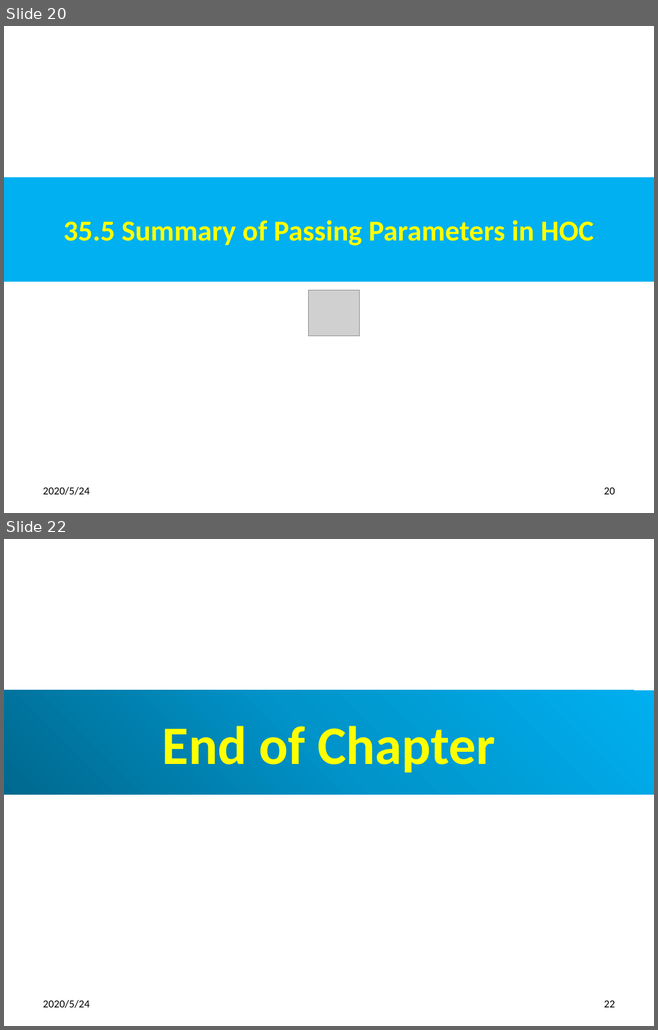
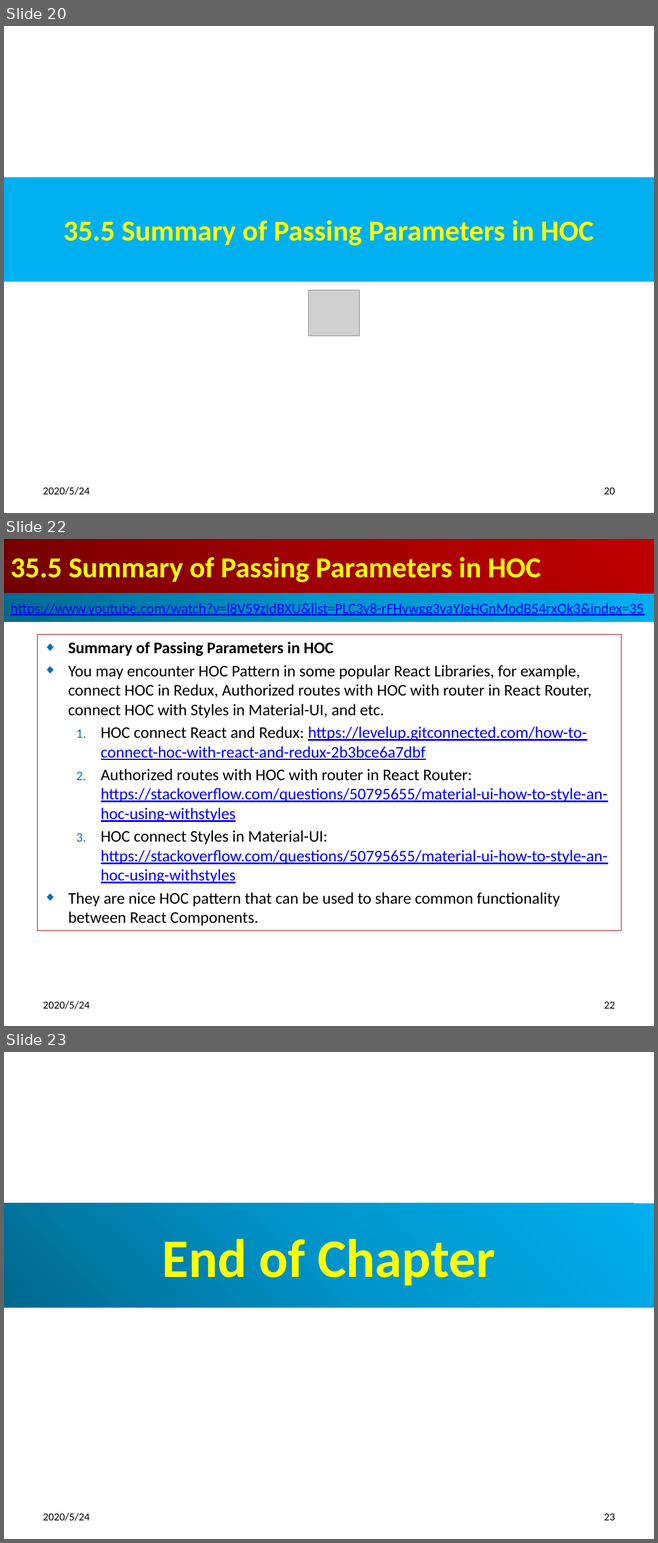
Before and after one commit to peterhchen/800-React-Hook, a slide deck: 35_HOC3.pptx. Shown one above the other, each under a label of ours: slides 20 and 22 before the commit, slides 20, 22 and 23 after it; the slides between them are not shown. The pictures are 658x1030 and 658x1543 pixels, drawn with LibreOffice and Linux fonts; fonts in the diff are those of the drawing; grey boxes stand for pictures. Boxes give left, top, right and bottom in pixels: in the first picture for what was removed or moved away, otherwise in the second. Text is boxed around its words. In the diff, an @@ line names an element or a change of style, - is before the commit and + after.

```diff
--- a/35_HOC3.pptx
+++ b/35_HOC3.pptx
@@ slide 22 added at [4,539,654,1026], background #FFFFFF @@
@@ title added at [4,539,654,594], fill gradient #720000 to #A20000 to #C00000, 32 pt, text #FFFF00, bold @@
+35.5 Summary of Passing Parameters in HOC
@@ rectangle added at [4,594,654,622], fill gradient #00688E to #0094CA to #00B0F0, 16 pt, text #0000FF, underline @@
+https://www.youtube.com/watch?v=l8V59zIdBXU&list=PLC3y8-rFHvwgg3vaYJgHGnModB54rxOk3&index=35
@@ subtitle added at [37,635,621,931], outline #C00000 0.75 pt, 18 pt, text #000000 @@
+◆ Summary of Passing Parameters in HOC
+◆ You may encounter HOC Pattern in some popular React Libraries, for example, connect HOC in Redux, Authorized routes with HOC with router in React Router, connect HOC with Styles in Material-UI, and etc.
+  1. HOC connect React and Redux: https://levelup.gitconnected.com/how-to-connect-hoc-with-react-and-redux-2b3bce6a7dbf
+  2. Authorized routes with HOC with router in React Router: https://stackoverflow.com/questions/50795655/material-ui-how-to-style-an-hoc-using-withstyles
+  3. HOC connect Styles in Material-UI: https://stackoverflow.com/questions/50795655/material-ui-how-to-style-an-hoc-using-withstyles
+◆ They are nice HOC pattern that can be used to share common functionality between React Components.
@@ text added at [43,1001,90,1009], 12 pt, text #000000 @@
+2020/5/24
@@ page number added at [604,1002,615,1009], 12 pt, text #000000 @@
+22
@@ what was slide 22 is now slide 23 @@
@@ page number at [604,1514,615,1521]: text changed @@
-22
+23
```
Also in this commit, not shown: 1 slide changed.
